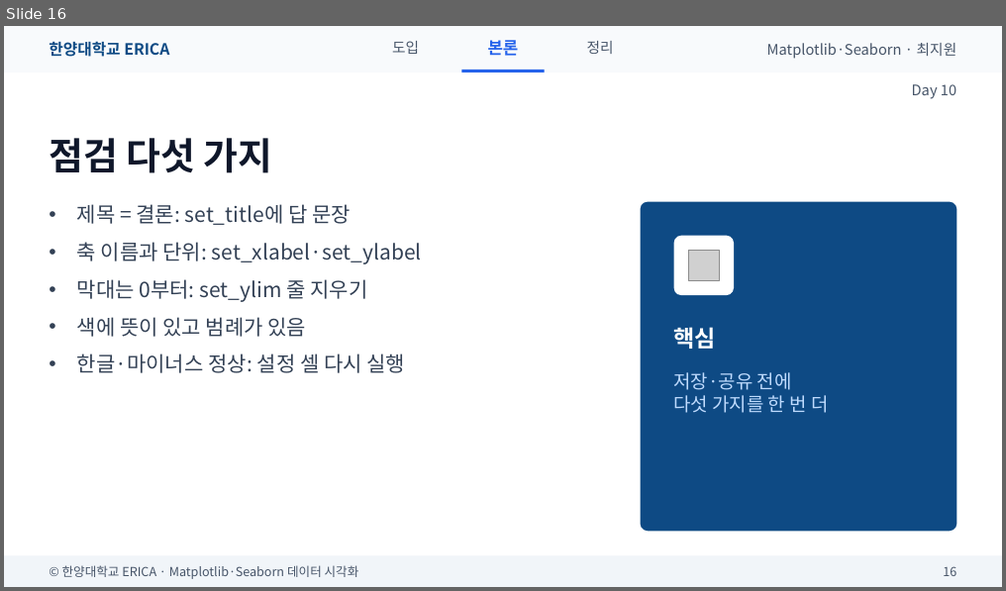
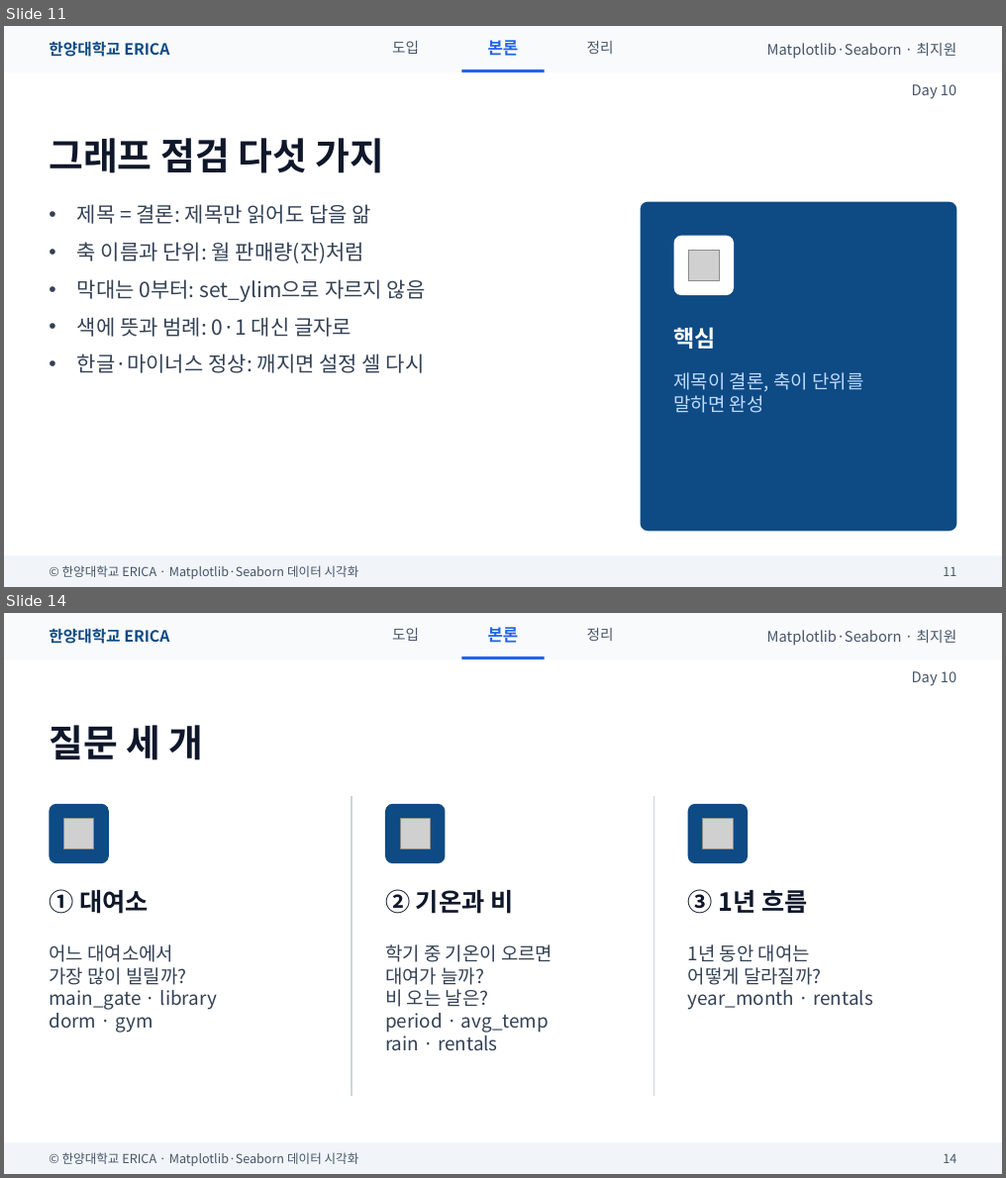
Before and after one commit to wonguwon/generate_lesson, a slide deck: materials/matplotlib-seaborn/ppt/Day10/Day10_미니프로젝트.pptx. Shown one above the other, each under a label of ours: slide 16 before the commit, slides 11 and 14 after it; the slides between them are not shown. The pictures are 1006x591 and 1006x1178 pixels, drawn with LibreOffice and Linux fonts; fonts in the diff are those of the drawing; grey boxes stand for pictures. Boxes give left, top, right and bottom in pixels: in the first picture for what was removed or moved away, otherwise in the second. Text is boxed around its words. In the diff, an @@ line names an element or a change of style, - is before the commit and + after.

```diff
--- a/materials/matplotlib-seaborn/ppt/Day10/Day10_미니프로젝트.pptx
+++ b/materials/matplotlib-seaborn/ppt/Day10/Day10_미니프로젝트.pptx
@@ slide 14 added at (4, 613, 1002, 1174), background #FFFFFF @@
@@ rectangle added at (4, 613, 1002, 660), fill #F8FAFC @@
@@ text added at (49, 628, 169, 644), 15 pt, text #0E4A84, bold @@
+한양대학교 ERICA
@@ text added at (392, 628, 419, 641), 14 pt, text #475569 @@
+도입
@@ text added at (488, 627, 519, 643), 16 pt, text #2563EB, bold @@
+본론
@@ text added at (587, 628, 614, 641), 14 pt, text #475569 @@
+정리
@@ text added at (767, 630, 957, 646), 14 pt, text #475569 @@
+Matplotlib·Seaborn · 최지원
@@ rectangle added at (462, 657, 545, 660), fill #2563EB @@
@@ text added at (912, 671, 956, 686), 14 pt, text #475569 @@
+Day 10
@@ title added at (49, 725, 204, 761), 36 pt, text #0F172A, bold @@
+질문 세 개
@@ rounded rectangle added at (49, 804, 109, 863), fill #0E4A84 @@
@@ picture added at (63, 819, 94, 849) @@
@@ line added from (351, 796) to (351, 1096), #CBD5E1 1 pt @@
@@ rounded rectangle added at (385, 804, 445, 863), fill #0E4A84 @@
@@ picture added at (400, 819, 430, 849) @@
@@ line added from (654, 796) to (654, 1096), #CBD5E1 1 pt @@
@@ rounded rectangle added at (688, 804, 748, 863), fill #0E4A84 @@
@@ picture added at (703, 819, 734, 849) @@
@@ text added at (49, 889, 149, 914), 24 pt, text #0F172A, bold @@
+① 대여소
@@ text added at (385, 889, 513, 914), 24 pt, text #0F172A, bold @@
+② 기온과 비
@@ text added at (688, 889, 807, 914), 24 pt, text #0F172A, bold @@
+③ 1년 흐름
@@ text added at (49, 945, 217, 1033), 18 pt, text #334155 @@
+어느 대여소에서
+가장 많이 빌릴까?
+main_gate · library
+dorm · gym
@@ text added at (385, 945, 552, 1052), 18 pt, text #334155 @@
+학기 중 기온이 오르면
+대여가 늘까?
+비 오는 날은?
+period · avg_temp
+rain · rentals
@@ text added at (688, 945, 873, 1010), 18 pt, text #334155 @@
+1년 동안 대여는
+어떻게 달라질까?
+year_month · rentals
@@ rectangle added at (4, 1143, 1002, 1174), fill #F1F5F9 @@
@@ text added at (62, 1153, 359, 1166), 12 pt, text #475569 @@
+© 한양대학교 ERICA · Matplotlib·Seaborn 데이터 시각화
@@ text added at (943, 1155, 956, 1163), 12 pt, text #475569 @@
+14
@@ what was slide 16 is now slide 11 @@
@@ slide 11 changed as well @@
@@ title at (49, 138, 385, 174): text changed @@
-점검 다섯 가지
+그래프 점검 다섯 가지
@@ text at (77, 204, 426, 373): text changed @@
-• 제목 = 결론: set_title에 답 문장
-• 축 이름과 단위: set_xlabel·set_ylabel
-• 막대는 0부터: set_ylim 줄 지우기
-• 색에 뜻이 있고 범례가 있음
-• 한글·마이너스 정상: 설정 셀 다시 실행
+• 제목 = 결론: 제목만 읽어도 답을 앎
+• 축 이름과 단위: 월 판매량(잔)처럼
+• 막대는 0부터: set_ylim으로 자르지 않음
+• 색에 뜻과 범례: 0·1 대신 글자로
+• 한글·마이너스 정상: 깨지면 설정 셀 다시
@@ text at (674, 372, 863, 413): text changed @@
-저장·공유 전에
-다섯 가지를 한 번 더
+제목이 결론, 축이 단위를
+말하면 완성
@@ text at (943, 568, 956, 576): text changed @@
-16
+11
```
Also in this commit, not shown: 13 other slides changed, 4 slides removed, 3 other files.
